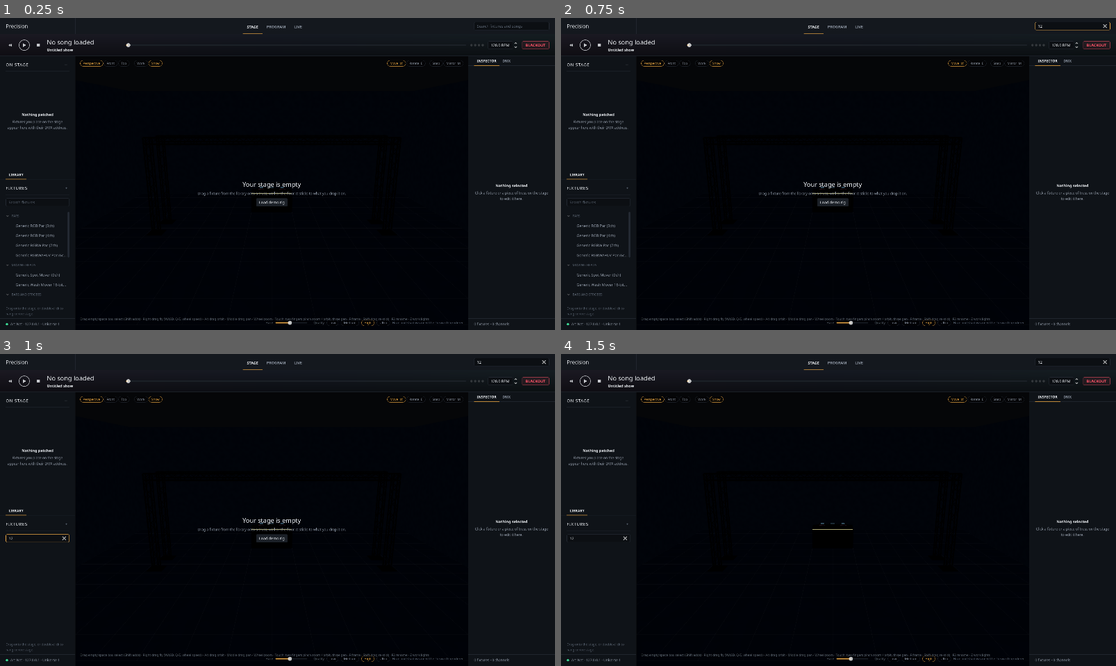
Above: before the commit, frames 1-4 (two rows, left to right).
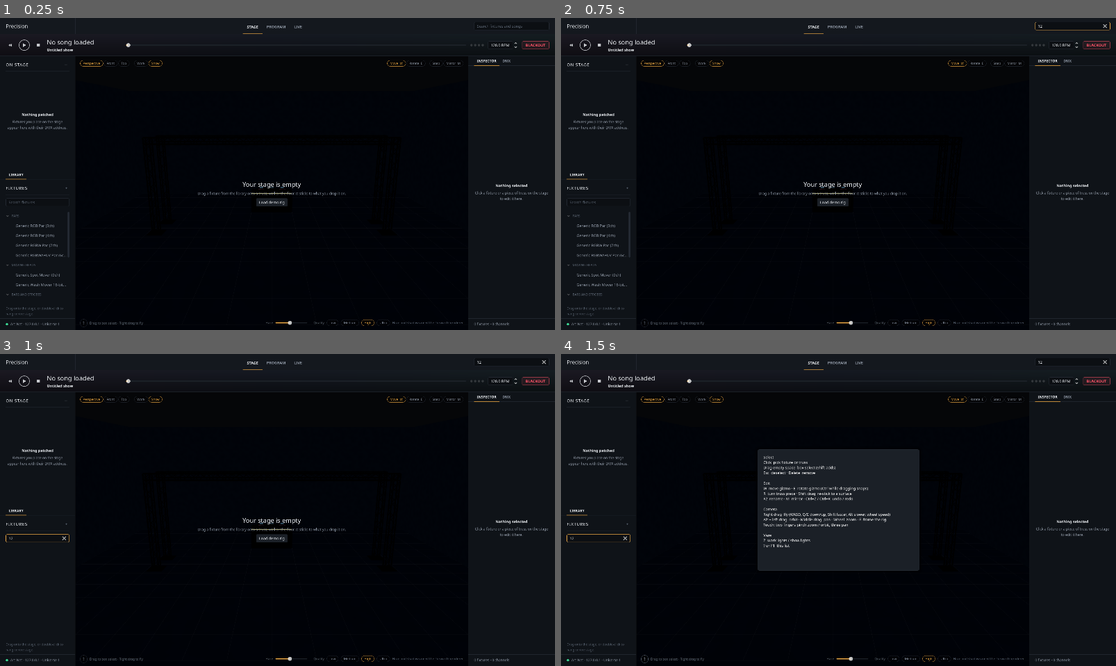
Above: after the commit, the same moments.

Repository: LuckyOwlStudios/Precision
Game: Godot game, scene res://ui/main/main_window.tscn
The game is run twice, just before and just after one commit, with the same random seed, the same clock (stepped at 60 frames per second) and the same inputs.
Inputs (mouse positions are in pixels of both pictures, inside the frame that each line leads up to):
- Up to frame 1 (0.25 s): no input
- Up to frame 2 (0.75 s): click (1071, 27) at 0.52 s; type "12" at 0.6 s
- Up to frame 3 (1 s): click (38, 538) at 0.75 s; type "12" at 0.83 s
- Up to frame 4 (1.5 s): click (644, 659) at 1.25 s, where only the run after the commit has a clickable "?"

The runs differ from the first frame. In frame 1, 0.3% of the frame differs, in the area x 14-78%, y 95-100%; in frame 2, 0.3%; in frame 3, 0.3%; in frame 4, 12%, in the area x 1-78%, y 30-100%.

Commit message:
Stage: show only context-relevant hints, full shortcut list behind a ? button
Co-Authored-By: Claude Sonnet 5.5 <noreply@anthropic.com>
Claude-Session: https://claude.ai/code/session_01ACHC6mvgXdJVVA6UsZAuML

Diff:
--- a/ui/stage/stage_view.gd
+++ b/ui/stage/stage_view.gd
@@ -48,7 +48,8 @@
 const TOUCH_PAN_PER_PX := 0.0016 ## of the camera distance
 const TOUCH_PICK_PX := 24.0 ## gizmo handle reach for a fingertip (a mouse uses TransformGizmo.PICK_PX)
 const FLY_KEYS: Array[Key] = [KEY_W, KEY_A, KEY_S, KEY_D, KEY_Q, KEY_E]
-const HELP_TEXT := "Drag empty space box select (Shift adds) · Right drag fly (WASD, Q/E, wheel speed) · Alt drag orbit · Middle drag pan · Wheel zoom · Touch: two fingers pinch zoom / orbit, three pan · F frame · Shift drag re-stick · F2 rename · Z work lights"
+const HINT_MORE := "" ## the "?" button beside the hint opens the full list
+const SHORTCUTS_BBCODE := "[b]Select[/b]\nClick  pick fixture or truss\nDrag empty space  box select (Shift adds)\nEsc  deselect · Delete  remove\n\n[b]Edit[/b]\nW  move gizmo · E  rotate gizmo (Ctrl while dragging snaps)\nR  turn truss piece · Shift drag  re-stick to a surface\nF2  rename · M  mirror · Ctrl+Z / Ctrl+R  undo / redo\n\n[b]Camera[/b]\nRight drag  fly (WASD, Q/E down/up, Shift faster, Alt slower, wheel speed)\nAlt + left drag  orbit · Middle drag  pan · Wheel  zoom · F  frame the rig\nTouch: two fingers pinch zoom / orbit, three pan\n\n[b]View[/b]\nZ  work lights / show lights\n? or F1  this list"
 
 var ctx: StudioContext
 
@@ -213,7 +214,9 @@
 
 	look.changed.connect(_apply_look)
 	_apply_look()
-	_help.text = HELP_TEXT
+	%Text.text = SHORTCUTS_BBCODE
+	%ShortcutsButton.pressed.connect(_toggle_shortcuts)
+	_update_help()
 	_update_camera()
 
 
@@ -652,6 +655,10 @@
 			return
 		if k.ctrl_pressed or k.meta_pressed:
 			return # Ctrl+Z, Ctrl+R... are the main window's, not W / E / R / Z here
+		if k.unicode == 63 or k.keycode == KEY_QUESTION or k.keycode == KEY_F1:
+			_toggle_shortcuts()
+			accept_event()
+			return
 		match k.keycode:
 			KEY_F:
 				_pivot.position = Vector3(0, 1.4, -0.5)
@@ -818,8 +825,29 @@
 	_update_help()
 
 
+## The bottom hint shows only what applies right now; the rest is behind "?".
 func _update_help() -> void:
-	_help.text = "Flying %.1f m/s · WASD move · Q/E down/up · Shift faster · Alt slower · Wheel speed" % _fly_speed if _flying else HELP_TEXT
+	var text: String
+	if _flying:
+		text = "Flying %.1f m/s · WASD move · Q/E down/up · Shift faster · Alt slower · Wheel speed" % _fly_speed
+	elif not _group.is_empty():
+		text = "W move · E rotate · Delete remove · Esc deselect" + HINT_MORE
+	elif _selected_piece:
+		text = "Drag to move · R turn · Delete remove · Esc deselect" + HINT_MORE
+	elif ctx and ctx.selected:
+		text = "W move · E rotate · F2 rename · Delete remove" + HINT_MORE
+	else:
+		text = "Drag to box select · Right drag to fly" + HINT_MORE
+	if text != _help.text:
+		_help.text = text
+
+
+func _toggle_shortcuts() -> void:
+	var popup: PopupPanel = %ShortcutsPopup
+	if popup.visible:
+		popup.hide()
+	else:
+		popup.popup_centered()
 
 
 ## Turn the camera where it stands. The orbit pivot is carried along, kept the
@@ -834,6 +862,7 @@
 
 
 func _process(delta: float) -> void:
+	_update_help()
 	if not _flying:
 		return
 	if not Input.is_mouse_button_pressed(MOUSE_BUTTON_RIGHT):
--- a/ui/stage/stage_view.tscn
+++ b/ui/stage/stage_view.tscn
@@ -457,20 +457,53 @@
 theme_type_variation = &"Caption"
 text = "Haze and shadows need the Forward+ renderer"
 
-[node name="Help" type="Label" parent="Overlay" unique_id=1128013438]
-unique_name_in_owner = true
+[node name="HelpBar" type="HBoxContainer" parent="Overlay"]
 layout_mode = 0
 anchor_top = 1.0
 anchor_bottom = 1.0
 offset_left = 16.0
-offset_top = -30.0
+offset_top = -38.0
 offset_right = 16.0
-offset_bottom = -30.0
+offset_bottom = -10.0
 grow_vertical = 0
+theme_override_constants/separation = 8
+
+[node name="ShortcutsButton" type="Button" parent="Overlay/HelpBar"]
+unique_name_in_owner = true
+layout_mode = 2
+focus_mode = 0
+tooltip_text = "All shortcuts (?)"
+theme_type_variation = &"PillButton"
+text = "?"
+
+[node name="Help" type="Label" parent="Overlay/HelpBar"]
+unique_name_in_owner = true
+layout_mode = 2
+size_flags_vertical = 4
+mouse_filter = 2
 theme_type_variation = &"Caption"
 theme_override_colors/font_outline_color = Color(0.02, 0.024, 0.031, 0.75)
 theme_override_constants/outline_size = 4
-text = "Right drag fly (WASD, Q/E, wheel speed) · Alt drag orbit · Middle drag pan · Wheel zoom · F frame · Shift drag re-stick · F2 rename · Z work lights"
+text = "Drag to box select · Right drag to fly"
+
+[node name="ShortcutsPopup" type="PopupPanel" parent="Overlay"]
+unique_name_in_owner = true
+size = Vector2i(560, 420)
+
+[node name="Margin" type="MarginContainer" parent="Overlay/ShortcutsPopup"]
+offset_left = 4.0
+offset_top = 4.0
+offset_right = 556.0
+offset_bottom = 416.0
+theme_override_constants/margin_left = 14
+theme_override_constants/margin_top = 12
+theme_override_constants/margin_right = 14
+theme_override_constants/margin_bottom = 12
+
+[node name="Text" type="RichTextLabel" parent="Overlay/ShortcutsPopup/Margin"]
+unique_name_in_owner = true
+layout_mode = 2
+bbcode_enabled = true
 
 [node name="EmptyHint" type="VBoxContainer" parent="Overlay" unique_id=14525423]
 unique_name_in_owner = true
